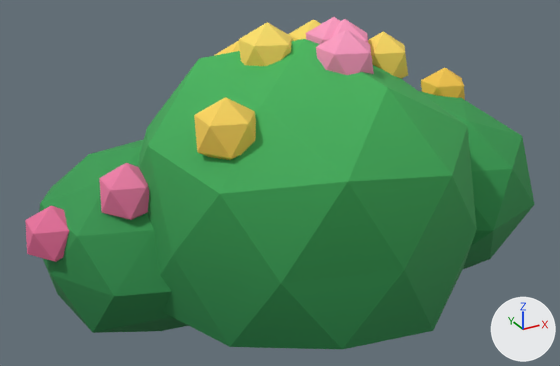
The glTF model modelos/parque/piezas/arbusto_flores.glb: old version first, new version second.
One viewpoint serves both versions: a 50 mm camera at (-0.908, -1.535, 1.176) aimed at (-0.029, 0.064, 0.377). Lighting does not change. The marker at lower right points along +X, +Y and +Z. The first picture is the older version.

Names of what the first picture shows: 'arbusto_flores'.
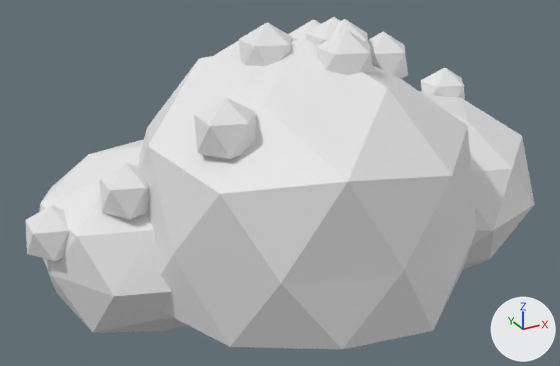
Boxes [x1, y1, x2, y2] around the edits, measured in the pictures (560 x 366 px):
```json
{"object": "arbusto_flores", "change": "recoloured", "before": [25, 17, 535, 349], "after": [25, 17, 535, 349], "on screen": "green to white"}
```

Scene script edits in JSON lines:
```json
{"block": "me_arbusto_flores", "where": "me_arbusto_flores.from_pydata(...)  # 318 vertices, 560 faces; spans x -0.659..0.733, y -0.423..0.502, z 0.002..0.799"}
{"op": "remove", "block": "me_arbusto_flores", "code": "me_arbusto_flores.materials.append(mat_parque)"}
```
